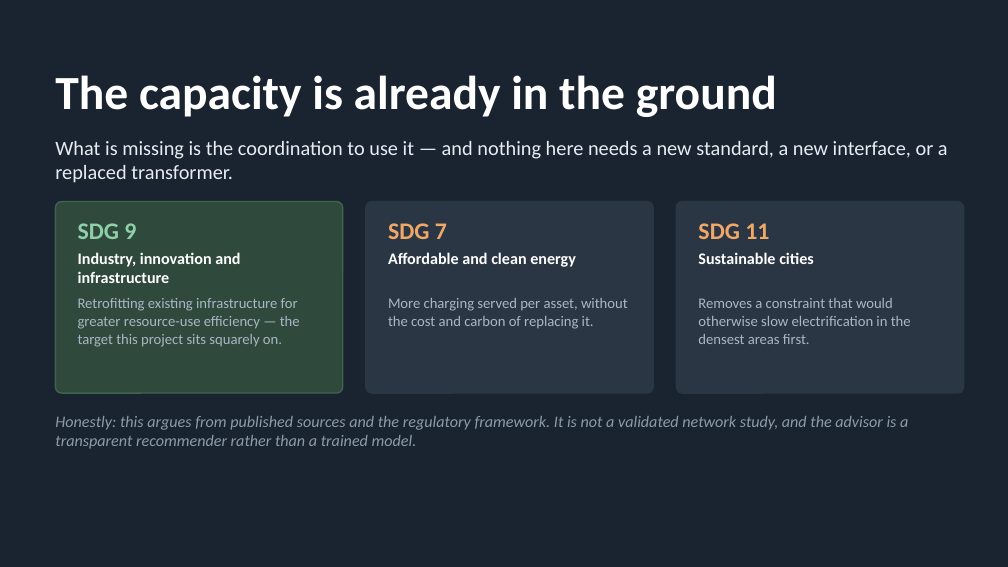
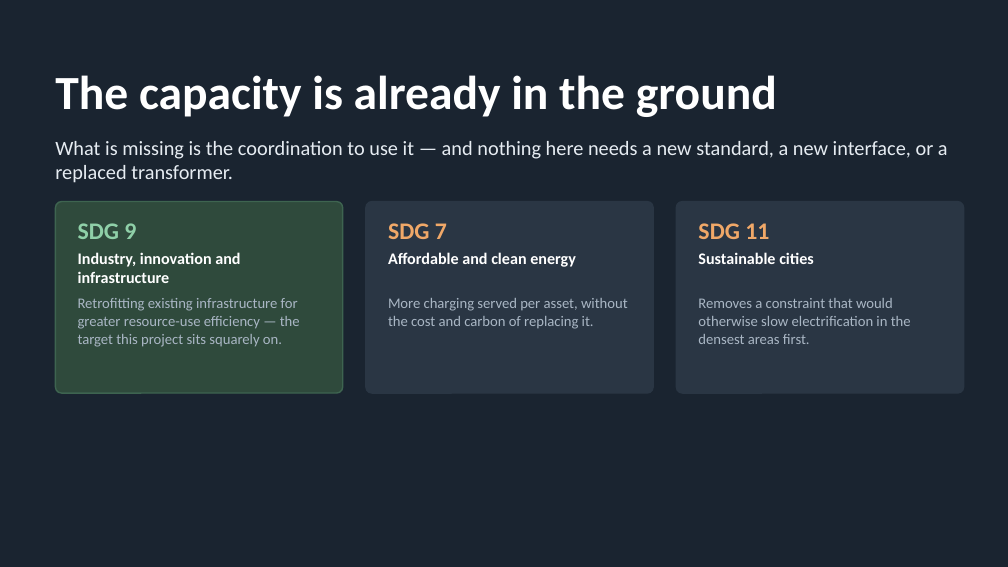
Before and after one commit to RithikhC/Nexus, a slide deck: slide 13 of deck/NEXUS-3.0-presentation.pptx (slide 12 before the commit). Drawn at 1008x567 pixels with LibreOffice and Linux fonts; fonts in the diff are those of the drawing. Boxes give left, top, right and bottom in pixels: in the first picture for what was removed or moved away, otherwise in the second. Text is boxed around its words. In the diff, an @@ line names an element or a change of style, - is before the commit and + after.

```diff
--- a/deck/NEXUS-3.0-presentation.pptx
+++ b/deck/NEXUS-3.0-presentation.pptx
@@ text removed at bbox=[55, 416, 908, 449] @@
-Honestly: this argues from published sources and the regulatory framework. It is not a validated network study, and the advisor is a transparent recommender rather than a trained model.
```
Also in this commit, not shown: 1 slide added, 4 other files.
